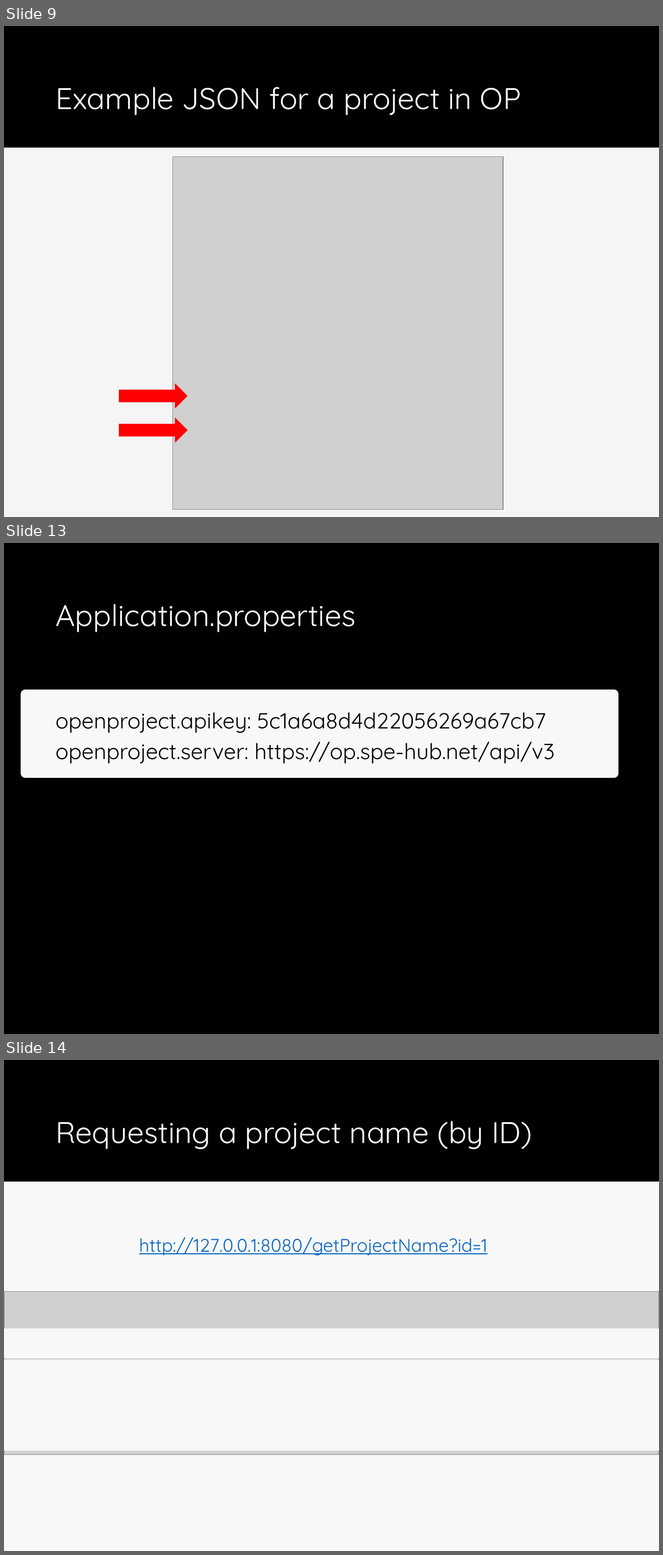
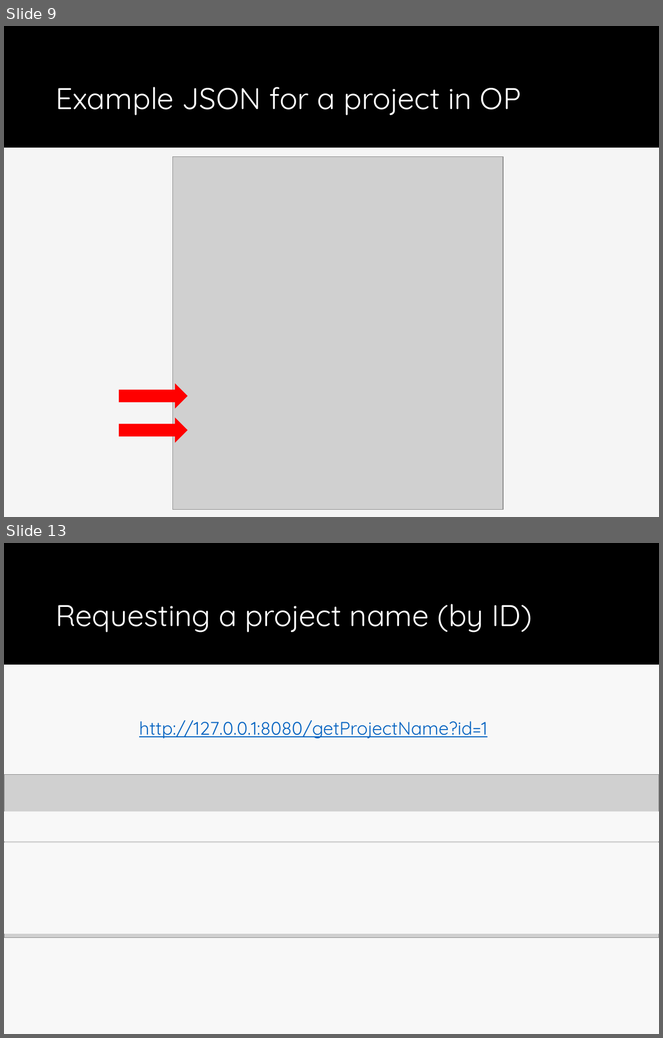
Before and after one commit to drslock/SPE2018, a slide deck: Lecture Slides/16 Spring JSON.pptx. Shown one above the other, each under a label of ours: slides 9, 13 and 14 before the commit, slides 9 and 13 after it; the slides between them are not shown. The pictures are 663x1555 and 663x1038 pixels, drawn with LibreOffice and Linux fonts; fonts in the diff are those of the drawing; grey boxes stand for pictures. Boxes give left, top, right and bottom in pixels: in the first picture for what was removed or moved away, otherwise in the second. Text is boxed around its words. In the diff, an @@ line names an element or a change of style, - is before the commit and + after.

```diff
--- a/Lecture Slides/16 Spring JSON.pptx
+++ b/Lecture Slides/16 Spring JSON.pptx
@@ slide 13 removed at bbox=[4, 543, 659, 1034], background #000000 @@
@@ title removed at bbox=[55, 604, 356, 632] @@
-Application.properties
@@ rectangle removed at bbox=[25, 694, 614, 774] @@
@@ text removed at bbox=[55, 713, 555, 764] @@
-openproject.apikey: 5c1a6a8d4d22056269a67cb7
-openproject.server: https://op.spe-hub.net/api/v3
@@ what was slide 14 is now slide 13 @@
```
Also in this commit, not shown: 5 slides changed, 2 slides added, 1 other slide removed.
